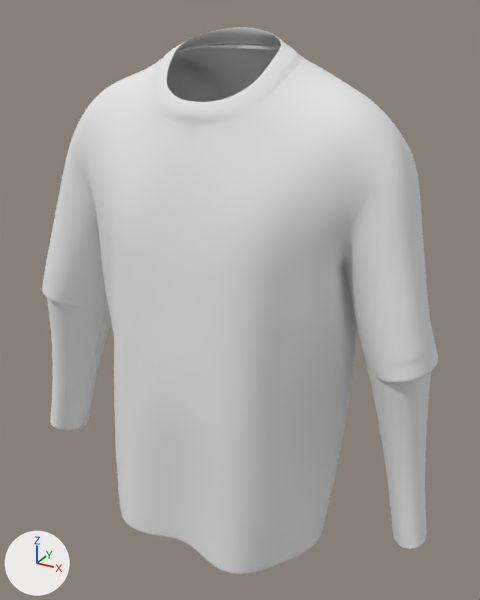
A saved change to the glTF model public/personnalisateur/model/sweat/scene.gltf.
One viewpoint serves both versions: a camera (50 mm lens) standing at (24.3, -40.7, 40.1) and looking at (0.0, 3.6, 18.0). Lighting does not change. The marker at lower left points along +X, +Y and +Z. The picture after the commit comes second. Vertices at exactly the same position are counted once.

Objects in the first picture: 'Sweat_Material_0'.
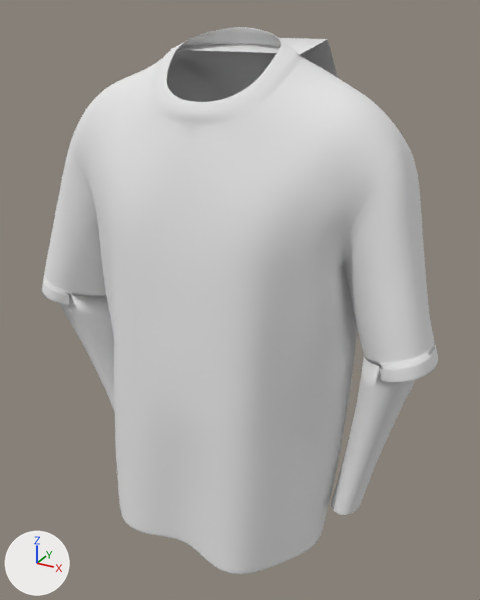
The change, as JSON lines over the scene's bpy script:
```json
{"block": "me_sweat_material_0", "where": "# used by ob_sweat_material_0; location = (0.0, 0.0, 0.0)"}
{"op": "remove", "block": "me_sweat_material_0", "code": "me_sweat_material_0.from_pydata(...)  # 32116 vertices, 64864 faces; spans x -18.0..18.0, y -7.8..8.9, z -0.3..38.9"}
{"op": "add", "block": "me_sweat_material_0", "code": "me_sweat_material_0.from_pydata(...)  # 32171 vertices, 64952 faces; spans x -16.9..17.0, y -7.8..16.3, z -0.3..38.9"}
{"block": "me_sweat_material_0", "change": "me_sweat_material_0 part 1: a new loose piece of 55 vertices spanning x -5.5..5.5, y 2.3..16.3, z 18.3..38.1, in mat_material (its picture is missing)"}
{"block": "me_sweat_material_0", "change": "me_sweat_material_0 part 2: 861 vertices moved from x -18.0..-12.3, y -2.9..4.2, z 2.2..16.9 to x -15.7..-9.2, y -2.5..4.6, z 2.4..16.9"}
{"block": "me_sweat_material_0", "change": "me_sweat_material_0 part 3: 861 vertices moved from x 12.2..18.0, y -2.5..4.5, z 2.3..17.1 to x 9.8..15.9, y -2.3..4.6, z 2.3..17.1"}
```

Pixel boxes [x1, y1, x2, y2] of what changed, in the pictures (480 x 600 px; the box of a moved part takes in the faces that stretch with it):
```json
{"part": 1, "of": "me_sweat_material_0", "change": "added", "after": [170, 38, 338, 78]}
{"part": 2, "of": "me_sweat_material_0", "change": "moved or reshaped", "before": [47, 296, 111, 430], "after": [59, 294, 115, 412]}
{"part": 3, "of": "me_sweat_material_0", "change": "moved or reshaped", "before": [364, 356, 431, 549], "after": [331, 356, 416, 515]}
```
